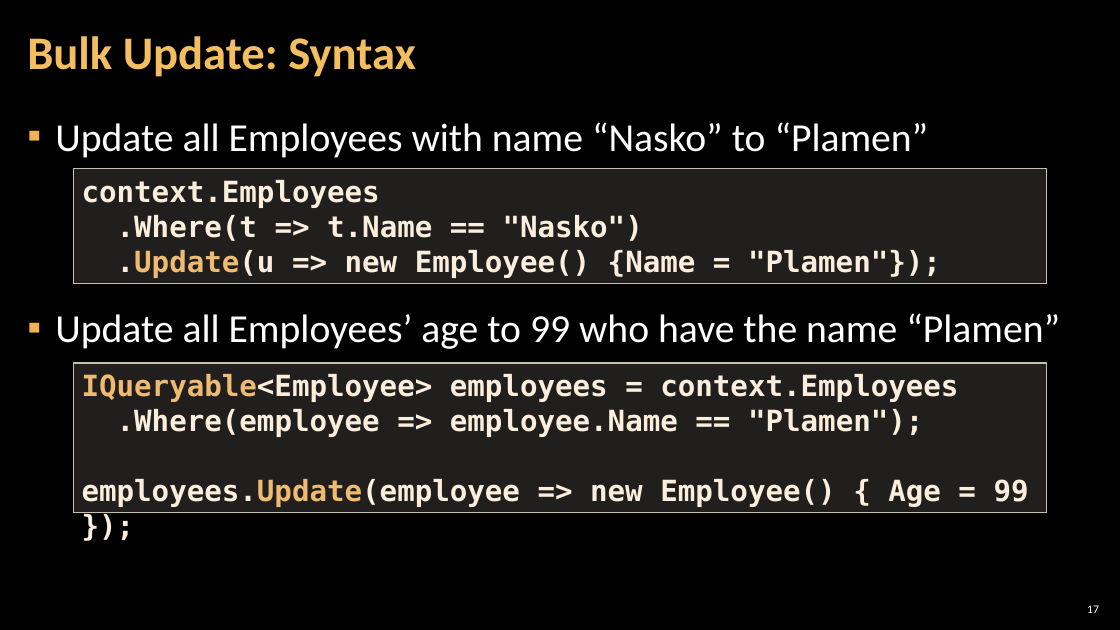
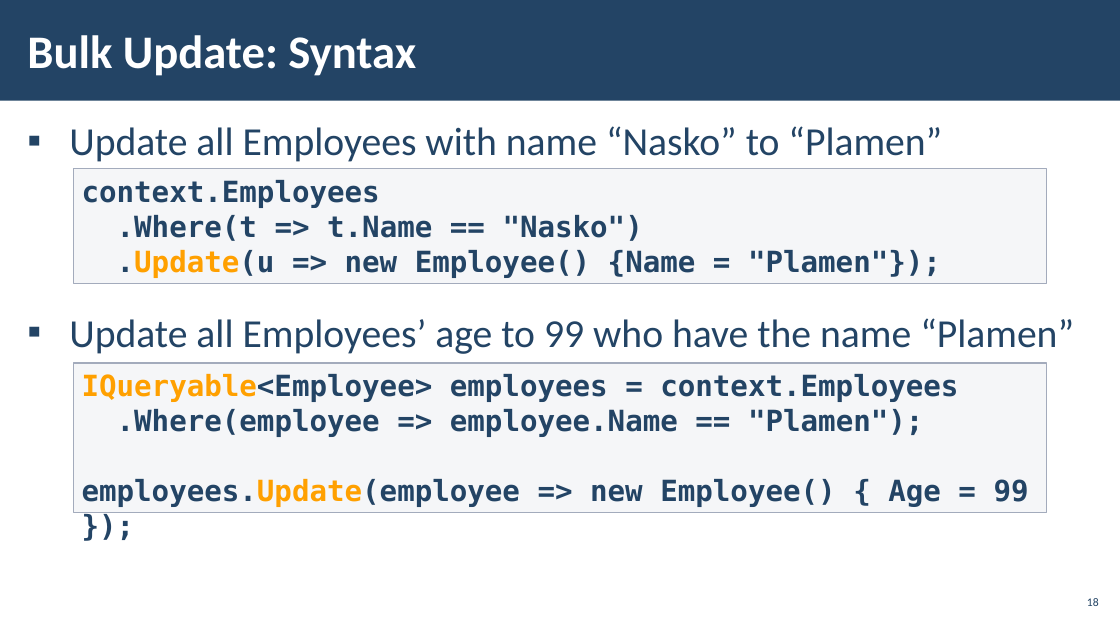
Before and after one commit to pirocorp/Databases-Advanced---Entity-Framework, a slide deck: slide 18 of 07. Advanced Querying/07. DB-Advanced-EF-Core-Advanced-Querying.pptx (slide 17 before the commit). Drawn at 1120x630 pixels with LibreOffice and Linux fonts; fonts in the diff are those of the drawing; background and template pictures are left out. Boxes give left, top, right and bottom in pixels: in the first picture for what was removed or moved away, otherwise in the second. Text is boxed around its words. In the diff, an @@ line names an element or a change of style, - is before the commit and + after.

```diff
--- a/07. Advanced Querying/07. DB-Advanced-EF-Core-Advanced-Querying.pptx
+++ b/07. Advanced Querying/07. DB-Advanced-EF-Core-Advanced-Querying.pptx
@@ rectangle added at <box>0,0,1120,101</box>, fill #234465 @@
@@ title "Bulk Update: Syntax" at <box>27,35,416,76</box>: text colour #F3BE60 to #FFFFFF; line spacing 0.9 to 1 @@
@@ text "Update all Employees with name ..." at <box>69,126,1074,354</box>: text colour #FFFFFF to #234465; indent changed @@
@@ rectangle "context.Employees" at <box>73,169,1046,283</box>: text colour #FBEEDC to #234465; text colour #EFBB72 to #FFA000 in ".Update(u"; fill #D9D5C7 at 15% opacity to #C2C7D2 at 15% opacity; outline #C7BFAC 1 pt to #A3ABBC 1 pt @@
@@ rectangle "IQueryable<Employee> employees = context.Employees" at <box>73,363,1046,513</box>: text colour #EFBB72 to #FFA000 in "IQueryable<Employee>", "employees.Update(employee"; text colour #FBEEDC to #234465 in "IQueryable<Employee> employees = context.Employees", ".Where(employee => employee.Name == "Plamen");", "employees.Update(employee => new Employee() { Age = ..."; fill #D9D5C7 at 15% opacity to #C2C7D2 at 15% opacity; outline #C7BFAC 1 pt to #A3ABBC 1 pt @@
@@ page number added at <box>1087,598,1099,606</box>, 10 pt, text #234465 @@
+18
@@ page number removed at <box>1087,605,1099,613</box> @@
-17
```
Also in this commit, not shown: 31 other slides changed, 5 slides added, 4 slides removed.
